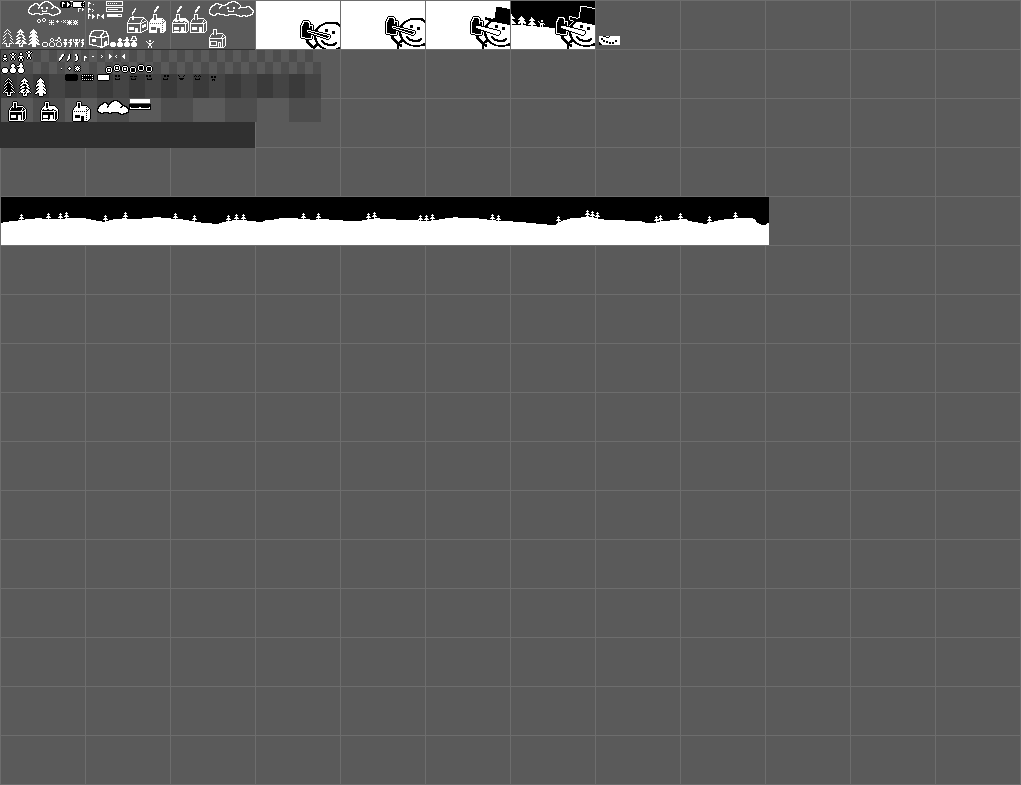
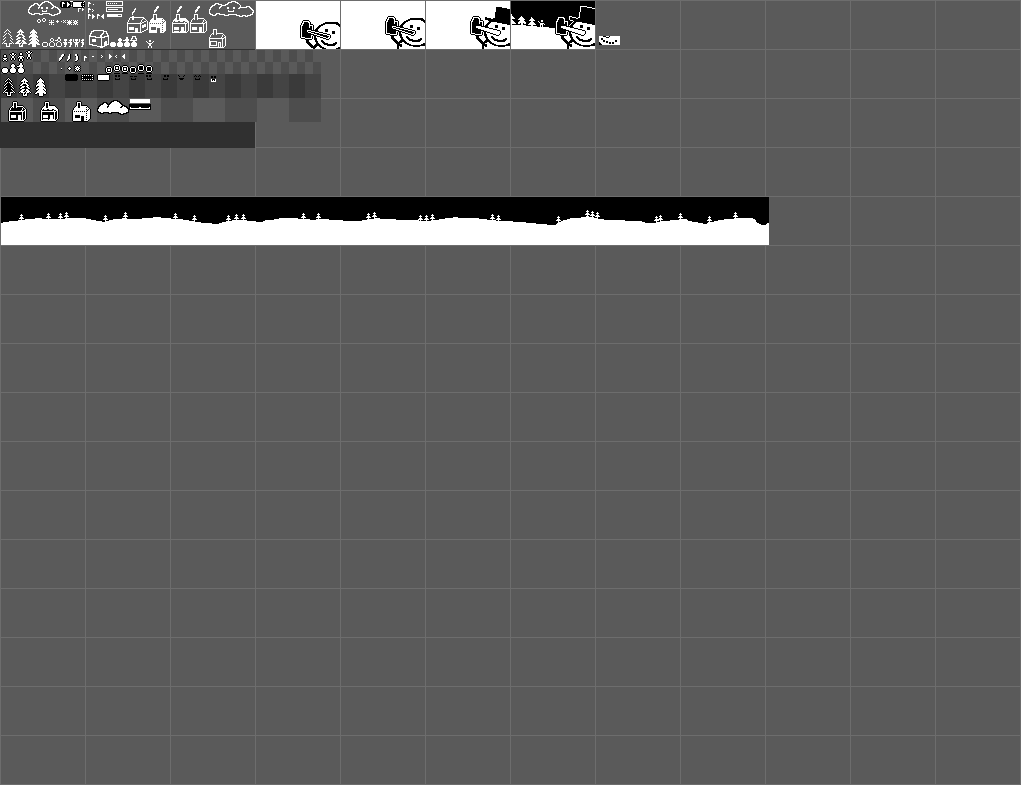
Layers edited between the first and the second 1021 × 785 image:
painted on "Layer" over [114, 73, 216, 82]
